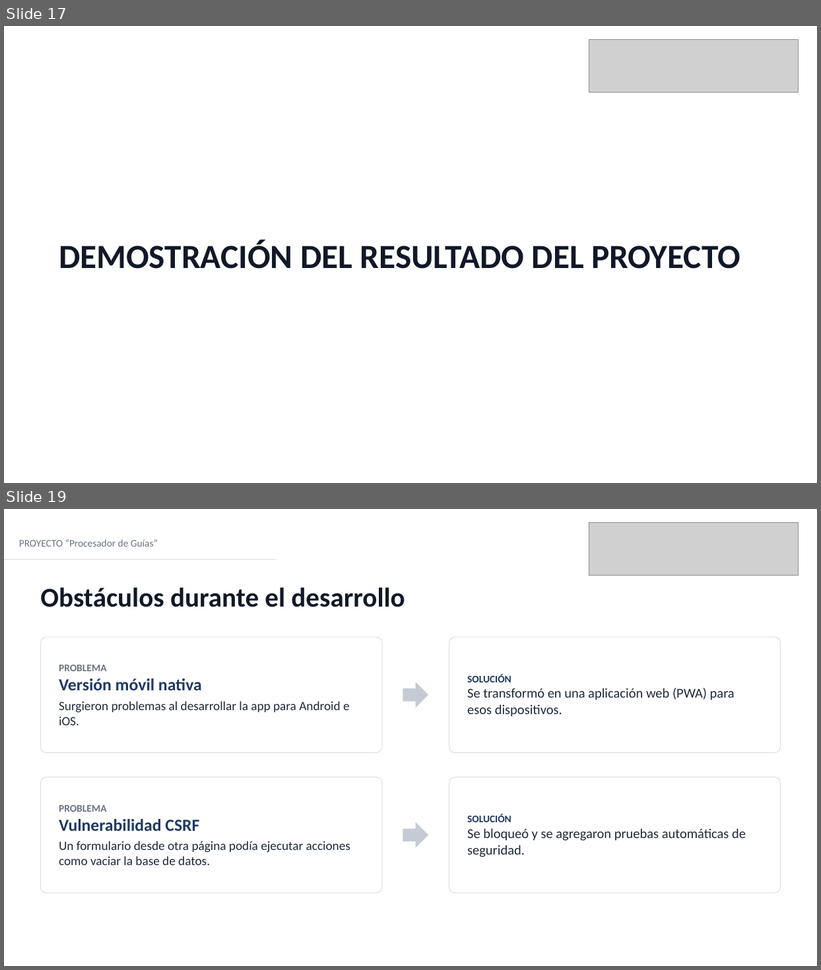
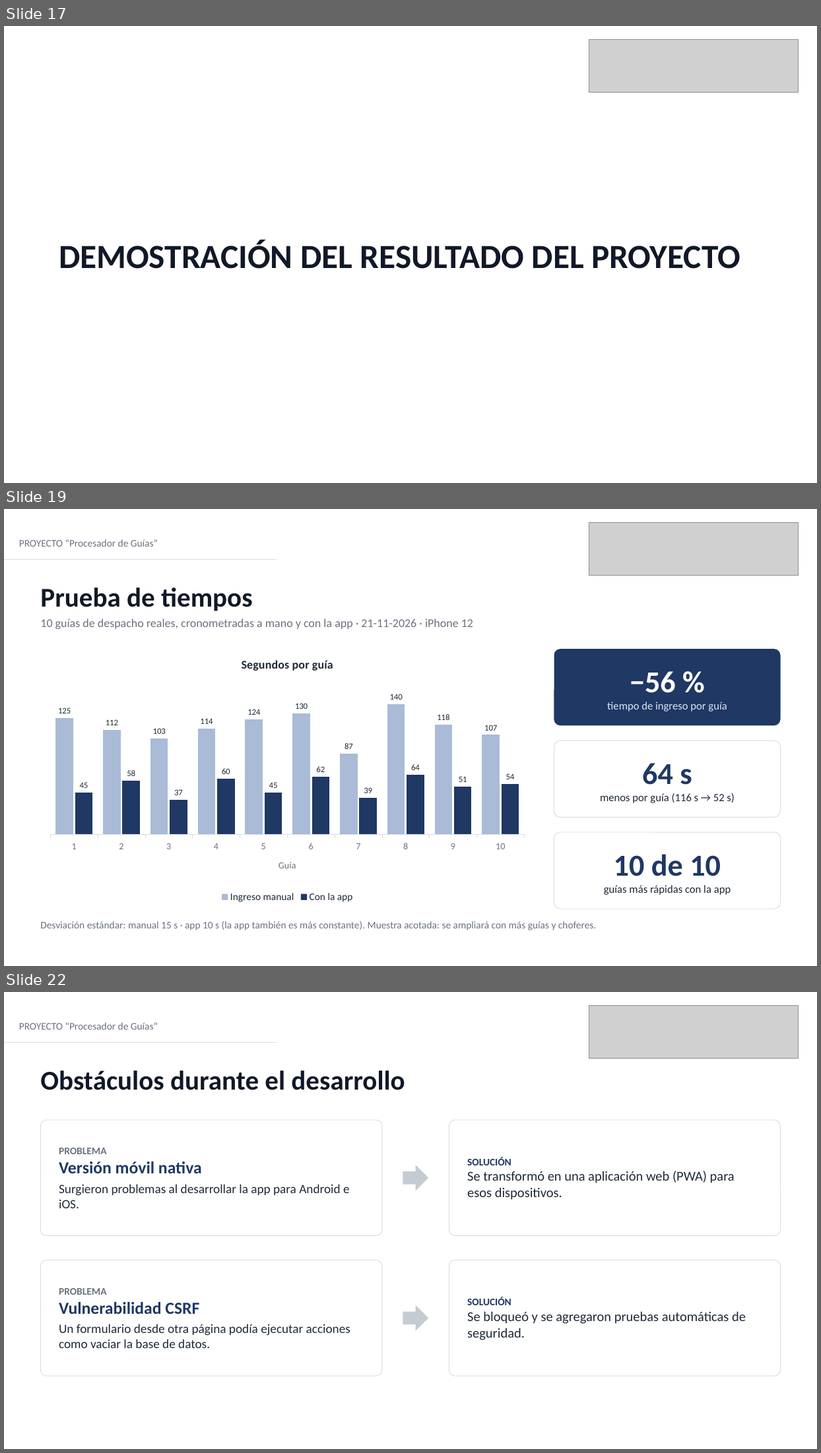
Before and after one commit to benmancilla/APP-CAPSTONE, a slide deck: FASE 3/evidencias grupales/Presentación final del proyecto.pptx. Shown one above the other, each under a label of ours: slides 17 and 19 before the commit, slides 17, 19 and 22 after it; the slides between them are not shown. The pictures are 821x970 and 821x1453 pixels, drawn with LibreOffice and Linux fonts; fonts in the diff are those of the drawing; grey boxes stand for pictures. Boxes give left, top, right and bottom in pixels: in the first picture for what was removed or moved away, otherwise in the second. Text is boxed around its words. In the diff, an @@ line names an element or a change of style, - is before the commit and + after.

```diff
--- a/FASE 3/evidencias grupales/Presentación final del proyecto.pptx
+++ b/FASE 3/evidencias grupales/Presentación final del proyecto.pptx
@@ slide 19 added at (x1=4, y1=509, x2=817, y2=966), background #FFFFFF @@
@@ picture added at (x1=589, y1=523, x2=799, y2=576) @@
@@ text added at (x1=19, y1=539, x2=158, y2=547), 12 pt, text #6B7280 @@
+PROYECTO “Procesador de Guías”
@@ line added from (4, 560) to (277, 560), #D9DCE1 0.75 pt @@
@@ text added at (x1=40, y1=588, x2=253, y2=611), 32 pt, text #111827, bold @@
+Prueba de tiempos
@@ text added at (x1=40, y1=619, x2=473, y2=629), 14 pt, text #6B7280 @@
+10 guías de despacho reales, cronometradas a mano y con la app · 21-11-2026 · iPhone 12
@@ column chart added at (x1=40, y1=646, x2=534, y2=906) @@
+title "Segundos por guía"
+categories: 1, 2, 3, 4, 5, 6, 7, 8, 9, 10
+Ingreso manual: 125, 112, 103, 114, 124, 130, 87, 140, 118, 107
+Con la app: 45, 58, 37, 60, 45, 62, 39, 64, 51, 54
@@ rounded rectangle added at (x1=554, y1=650, x2=781, y2=726), fill #1F3864 @@
@@ text added at (x1=607, y1=671, x2=727, y2=712), 13 pt, text #DCE4F0 @@
+−56 %
+tiempo de ingreso por guía
@@ rounded rectangle added at (x1=554, y1=741, x2=781, y2=818), fill #FFFFFF, outline #D9DCE1 0.75 pt @@
@@ text added at (x1=411, y1=764, x2=735, y2=803), 13 pt, text #1F2937 @@
+64 s
+menos por guía (116 s → 52 s)
@@ rounded rectangle added at (x1=554, y1=832, x2=781, y2=909), fill #FFFFFF, outline #D9DCE1 0.75 pt @@
@@ text added at (x1=604, y1=854, x2=731, y2=895), 13 pt, text #1F2937 @@
+10 de 10
+guías más rápidas con la app
@@ text added at (x1=40, y1=921, x2=596, y2=931), 12 pt, text #6B7280 @@
+Desviación estándar: manual 15 s · app 10 s (la app también es más constante). Muestra acotada: se ampliará con más guías y choferes.
@@ what was slide 19 is now slide 22 @@
```
Also in this commit, not shown: 1 slide changed, 2 other slides added.
